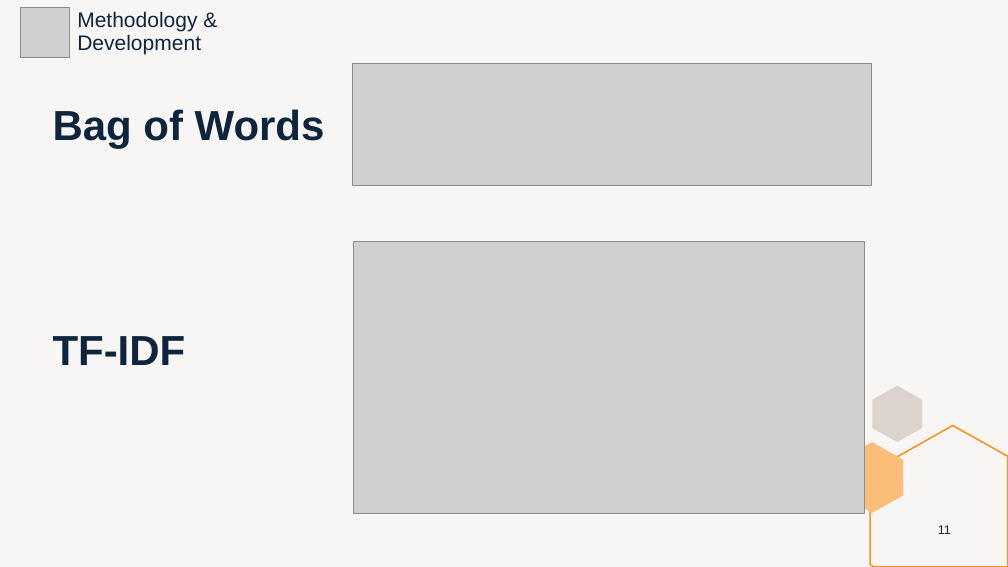
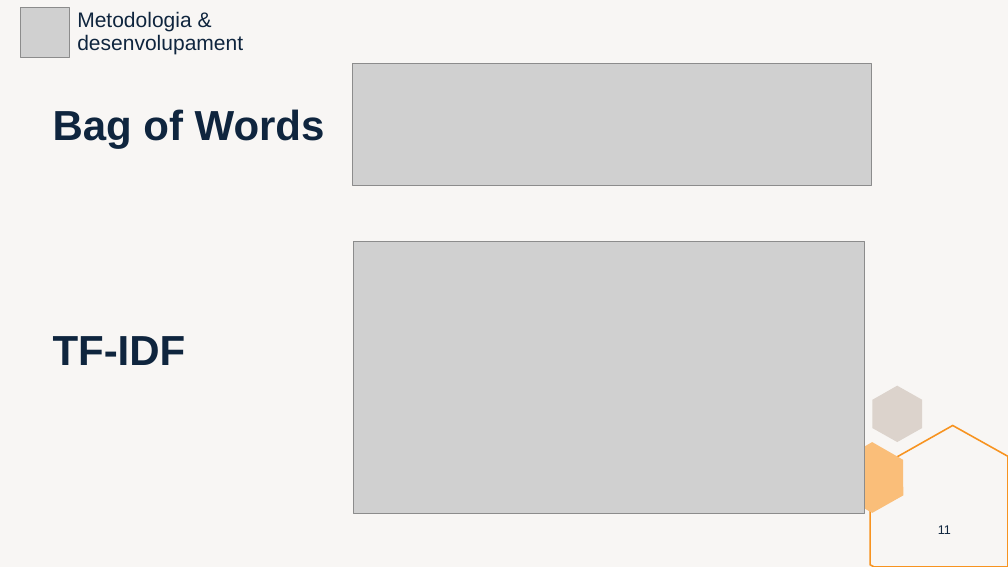
Before and after one commit to marti1999/TFG, a slide deck: slide 11 of informes/entrega final/presentation.pptx. Drawn at 1008x567 pixels with LibreOffice and Linux fonts; fonts in the diff are those of the drawing; grey boxes stand for pictures. Boxes give left, top, right and bottom in pixels: in the first picture for what was removed or moved away, otherwise in the second. Text is boxed around its words. In the diff, an @@ line names an element or a change of style, - is before the commit and + after.

```diff
--- a/informes/entrega final/presentation.pptx
+++ b/informes/entrega final/presentation.pptx
@@ text at (77,11,243,54): text changed @@
-Methodology & Development
+Metodologia & desenvolupament
```
Also in this commit, not shown: 22 other slides changed, 5 slides added, 5 slides removed, 1 other file.
